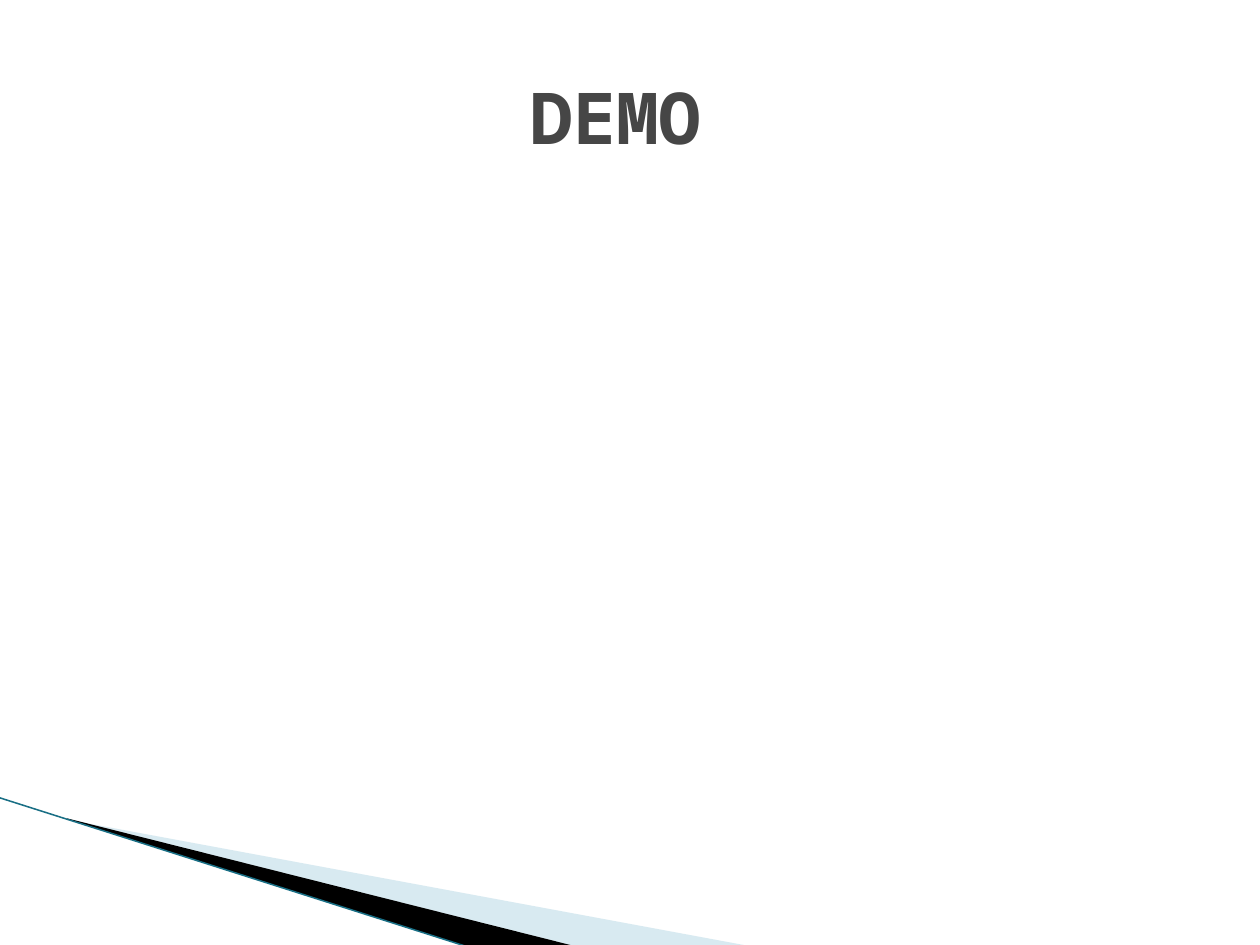
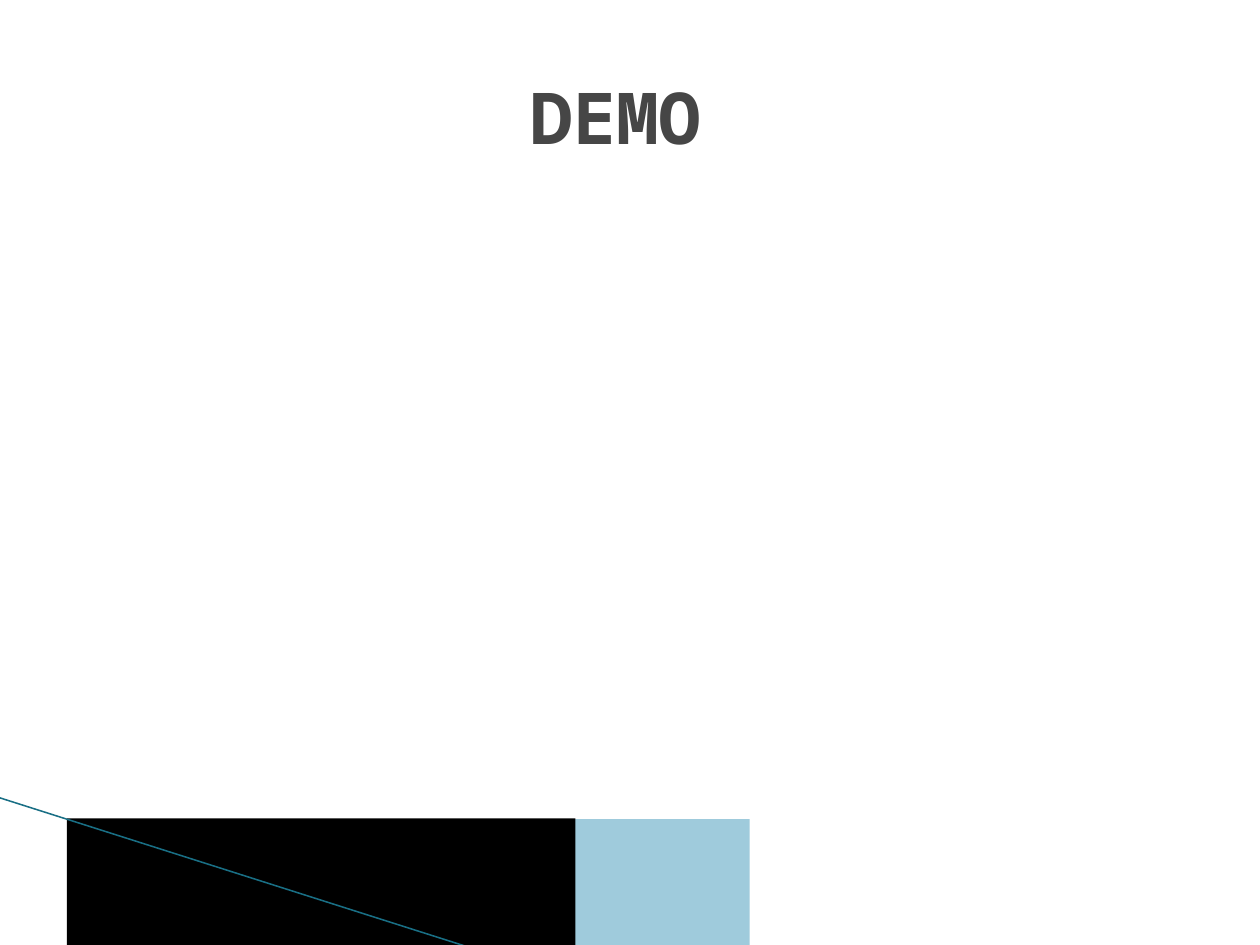
Before and after one commit to robertoxmed/c_memory_monitor, a slide deck: slide 14 of doc/Temps-Réel et Multi-coeurs.pptx (slide 13 before the commit). Drawn at 1260x945 pixels with LibreOffice and Linux fonts; fonts in the diff are those of the drawing; background and template pictures are left out. Boxes give left, top, right and bottom in pixels: in the first picture for what was removed or moved away, otherwise in the second. Text is boxed around its words. In the diff, an @@ line names an element or a change of style, - is before the commit and + after.

```diff
--- a/doc/Temps-Réel et Multi-coeurs.pptx
+++ b/doc/Temps-Réel et Multi-coeurs.pptx
@@ line (0, 798) - (468, 945): stroke #97C5D8 0.95 pt to #196F85 0.96 pt @@
@@ freeform shape removed at (67,819,576,945) @@
@@ rectangle added at (67,819,576,945), fill #000000 @@
@@ freeform shape removed at (69,820,750,945) @@
@@ rectangle added at (69,820,750,945), fill #9FCBDC @@
```
Also in this commit, not shown: 10 other slides changed, 3 slides added, 2 slides removed.
